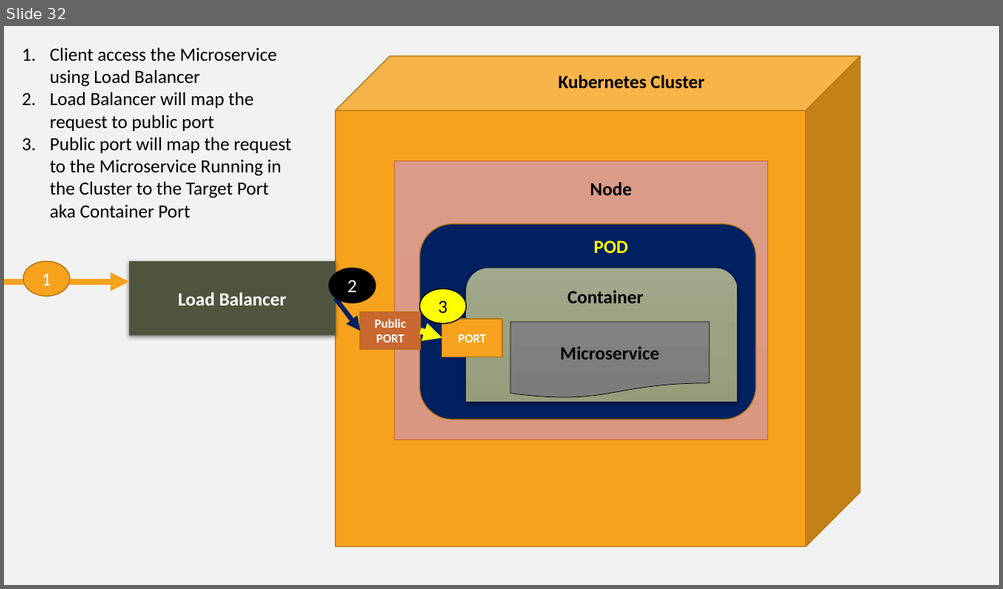
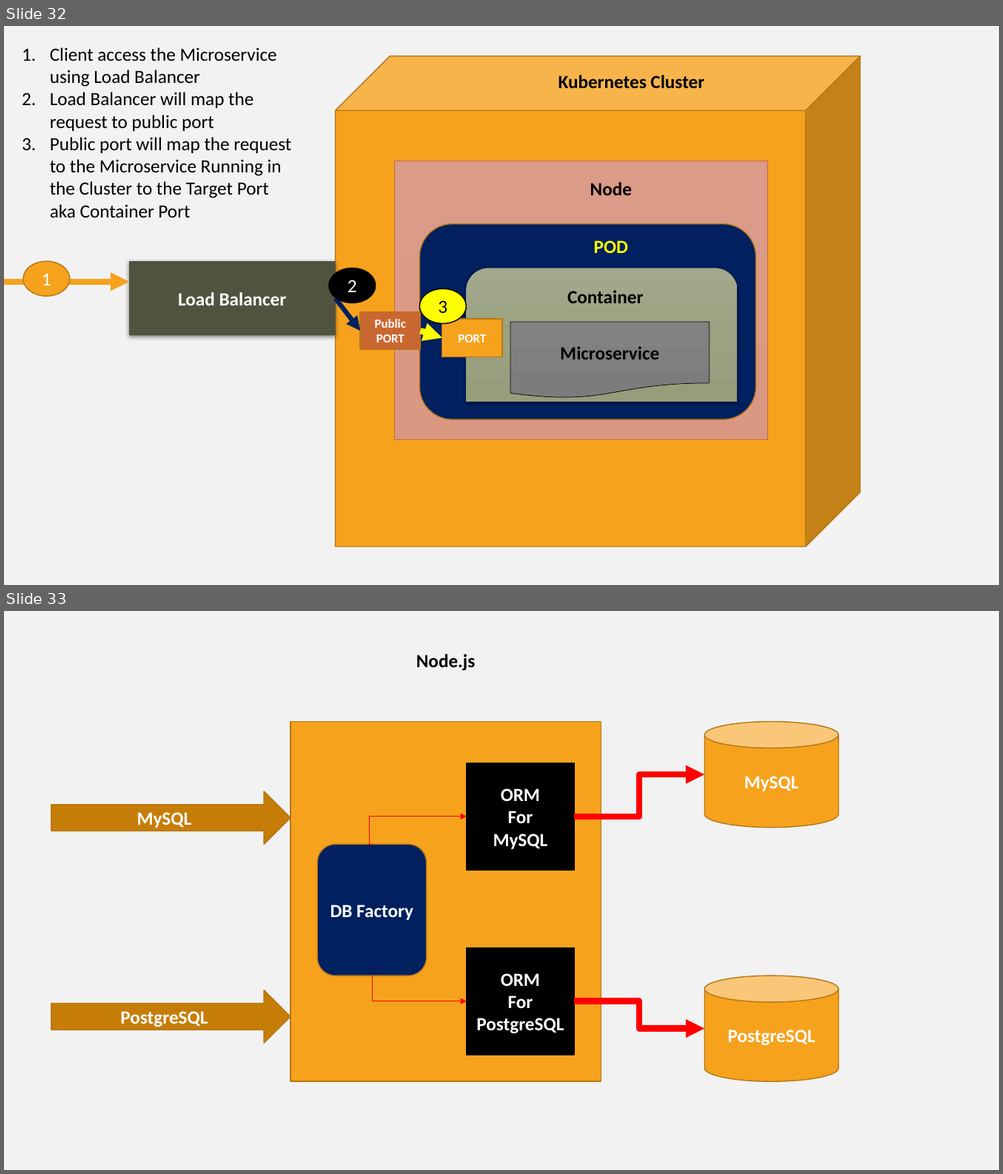
Before and after one commit to Vanshika3003/blaz_march_22, a slide deck: training_images.pptx. Shown one above the other, each under a label of ours: slide 32 before the commit, slides 32 and 33 after it. The pictures are 1003x589 and 1003x1174 pixels, drawn with LibreOffice and Linux fonts; fonts in the diff are those of the drawing. Boxes give left, top, right and bottom in pixels: in the first picture for what was removed or moved away, otherwise in the second. Text is boxed around its words. In the diff, an @@ line names an element or a change of style, - is before the commit and + after.

```diff
--- a/training_images.pptx
+++ b/training_images.pptx
@@ slide 33 added at [4, 611, 999, 1170], background #F2F2F2 @@
@@ text added at [416, 654, 475, 671], 18 pt, text #000000, bold @@
+Node.js
@@ rectangle added at [290, 721, 601, 1082], fill #F6A21D, outline #B67815 1 pt @@
@@ cylinder added at [705, 721, 839, 827], fill #F6A21D, outline #B67815 1 pt, 18 pt, text #FFFFFF, bold @@
+MySQL
@@ rectangle added at [466, 763, 574, 871], fill #000000, outline #000000 1 pt, 18 pt, text #FFFFFF, bold @@
+ORM
+For
+MySQL
@@ elbow arrow added from (574, 817) to (705, 775), #FF0000 6 pt @@
@@ right arrow added at [51, 792, 290, 845], fill #C67D08, outline #B67815 1 pt, 18 pt, text #FFFFFF, bold @@
+MySQL
@@ elbow arrow added from (372, 845) to (466, 817), #FF0000 0.5 pt @@
@@ rounded rectangle added at [317, 845, 427, 976], fill #002060, outline #B67815 1 pt, 18 pt, text #FFFFFF, bold @@
+DB Factory
@@ rectangle added at [466, 948, 574, 1056], fill #000000, outline #000000 1 pt, 18 pt, text #FFFFFF, bold @@
+ORM
+For
+PostgreSQL
@@ elbow arrow added from (372, 976) to (466, 1002), #FF0000 0.5 pt @@
@@ cylinder added at [705, 976, 839, 1082], fill #F6A21D, outline #B67815 1 pt, 18 pt, text #FFFFFF, bold @@
+PostgreSQL
@@ right arrow added at [51, 991, 290, 1044], fill #C67D08, outline #B67815 1 pt, 18 pt, text #FFFFFF, bold @@
+PostgreSQL
@@ elbow arrow added from (574, 1002) to (705, 1029), #FF0000 6 pt @@
```
Also in this commit, not shown: 6 other files.
